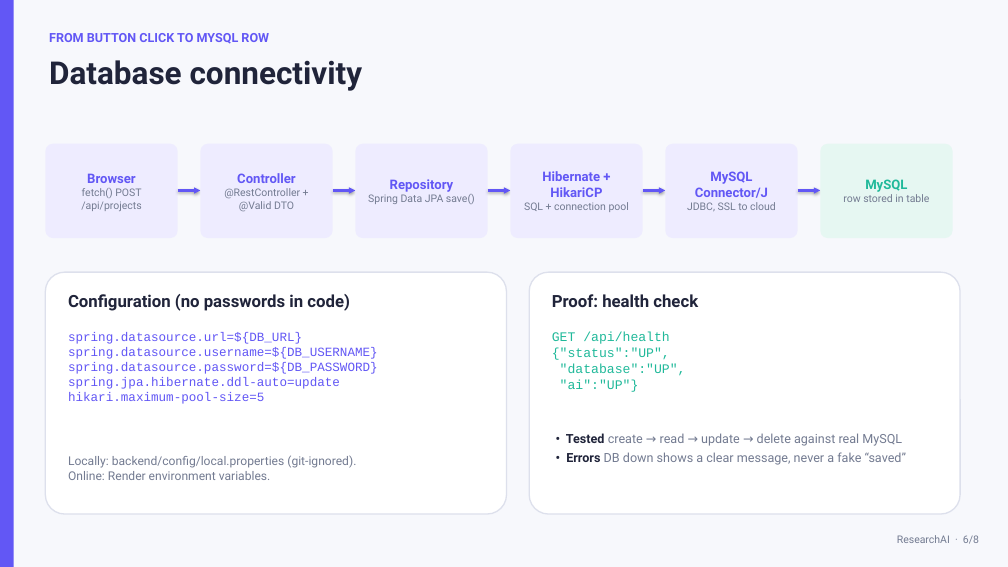
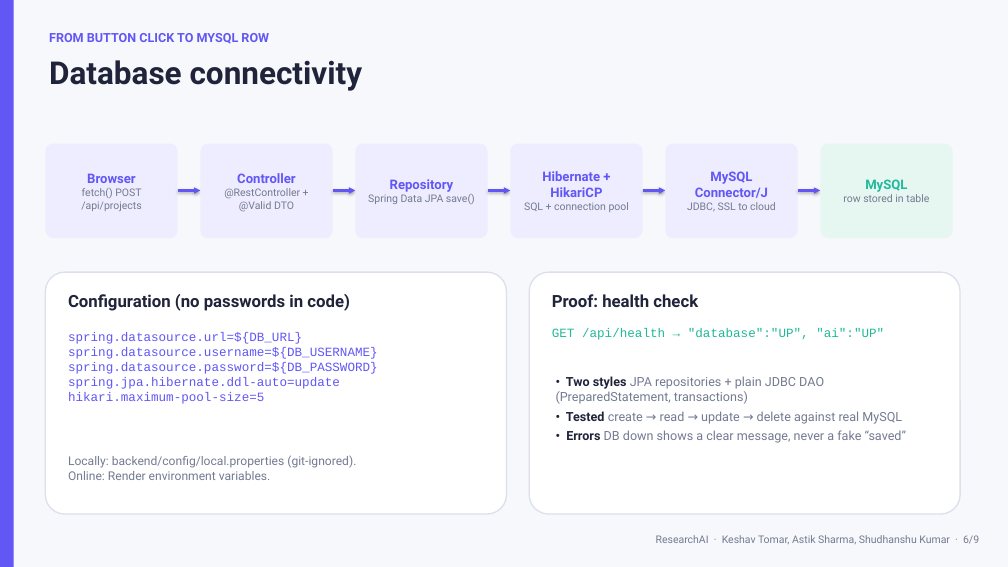
Before and after one commit to keshavtomar1606-gif/AI_Research_Plateform, a slide deck: slide 6 of docs/presentation/ResearchAI_Review1.pptx. Drawn at 1008x567 pixels with LibreOffice and Linux fonts; fonts in the diff are those of the drawing. Boxes give left, top, right and bottom in pixels: in the first picture for what was removed or moved away, otherwise in the second. Text is boxed around its words. In the diff, an @@ line names an element or a change of style, - is before the commit and + after.

```diff
--- a/docs/presentation/ResearchAI_Review1.pptx
+++ b/docs/presentation/ResearchAI_Review1.pptx
@@ text at [552,328,884,340]: text changed; size 12.5 to 12 pt @@
-GET /api/health
-{"status":"UP",
-"database":"UP",
-"ai":"UP"}
+GET /api/health → "database":"UP", "ai":"UP"
@@ text "• Two styles JPA repositories ...": place and size @@
-text "• Two styles JPA repositories ..." at [566,433,906,465]
+text "• Two styles JPA repositories ..." at [556,376,906,443]
@@ text at [556,376,824,404]: paragraph added @@
+• Two styles JPA repositories + plain JDBC DAO (PreparedStatement, transactions)
@@ text at [656,535,979,544]: text changed @@
-ResearchAI · 6/8
+ResearchAI · Keshav Tomar, Astik Sharma, Shudhanshu Kumar · 6/9
```
Also in this commit, not shown: 7 other slides changed, 1 slide added.
